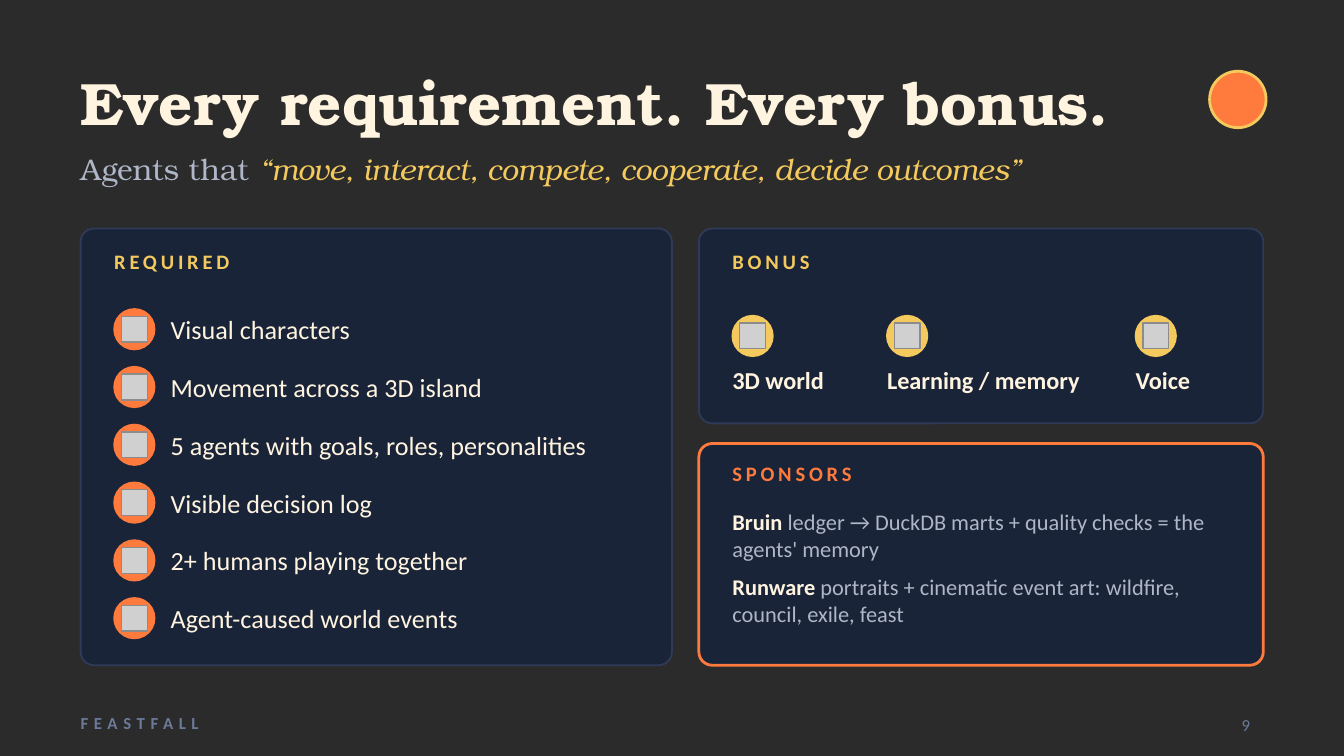
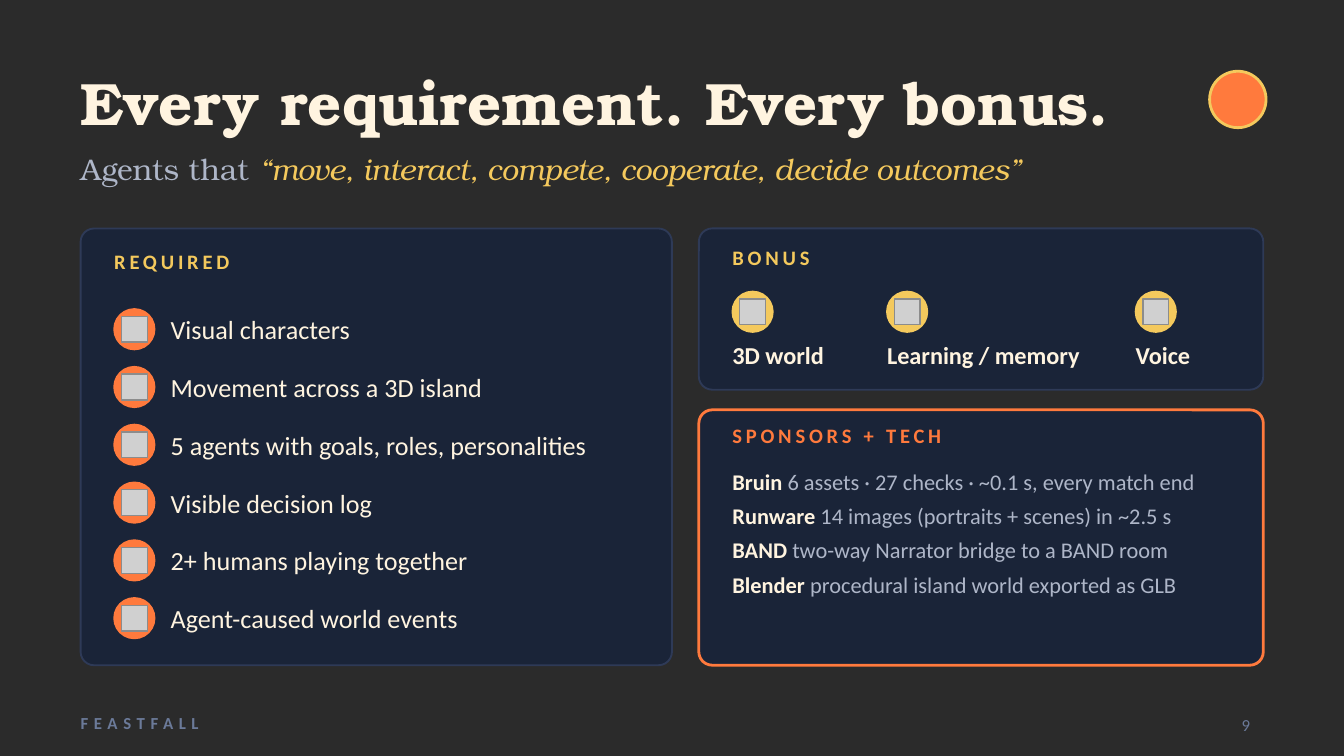
Before and after one commit to vnmoorthy/feastfall, a slide deck: slide 9 of deck/Feastfall.pptx. Drawn at 1344x756 pixels with LibreOffice and Linux fonts; fonts in the diff are those of the drawing; grey boxes stand for pictures; background and template pictures are left out; a plain dark background stands for a picture behind light text. Boxes give left, top, right and bottom in pixels: in the first picture for what was removed or moved away, otherwise in the second. Text is boxed around its words. In the diff, an @@ line names an element or a change of style, - is before the commit and + after.

```diff
--- a/deck/Feastfall.pptx
+++ b/deck/Feastfall.pptx
@@ rounded rectangle at [699, 228, 1263, 390]: proportions changed @@
@@ rounded rectangle: place and size @@
-rounded rectangle at [699, 228, 1263, 423]
+rounded rectangle at [699, 228, 1263, 390]
@@ text "BONUS": place and size @@
-text "BONUS" at [732, 255, 809, 269]
+text "BONUS" at [732, 251, 809, 265]
@@ 3 pictures, 3 texts, 3 ellipses: place and size @@
-3 pictures, 3 texts, 3 ellipses at [732, 316, 1190, 393]
+3 pictures, 3 texts, 3 ellipses at [732, 292, 1190, 368]
@@ rounded rectangle: place and size @@
-rounded rectangle at [699, 444, 1263, 665]
+rounded rectangle at [699, 410, 1263, 665]
@@ rounded rectangle at [699, 410, 1263, 665]: proportions changed @@
@@ text at [732, 429, 941, 443]: text changed @@
-SPONSORS
+SPONSORS + TECH
@@ text at [732, 474, 1195, 597]: text changed @@
-Bruin ledger → DuckDB marts + quality checks = the agents' memory
-Runware portraits + cinematic event art: wildfire, council, exile, feast
+Bruin 6 assets · 27 checks · ~0.1 s, every match end
+Runware 14 images (portraits + scenes) in ~2.5 s
+BAND two-way Narrator bridge to a BAND room
+Blender procedural island world exported as GLB
```
Also in this commit, not shown: 6 other slides changed, 7 other files.
